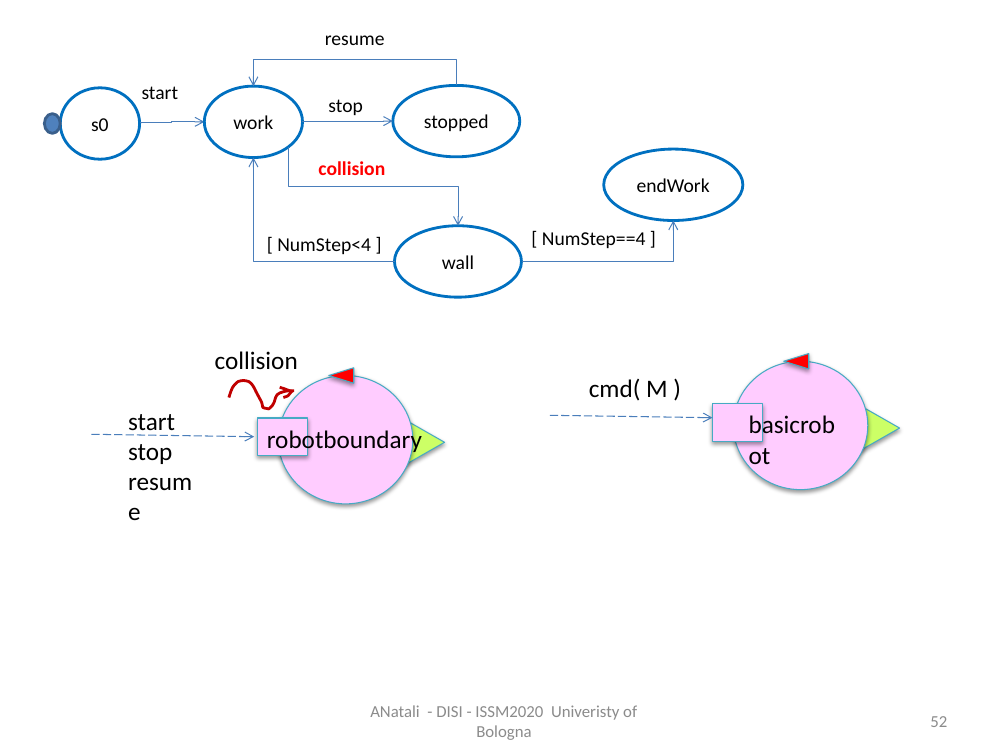
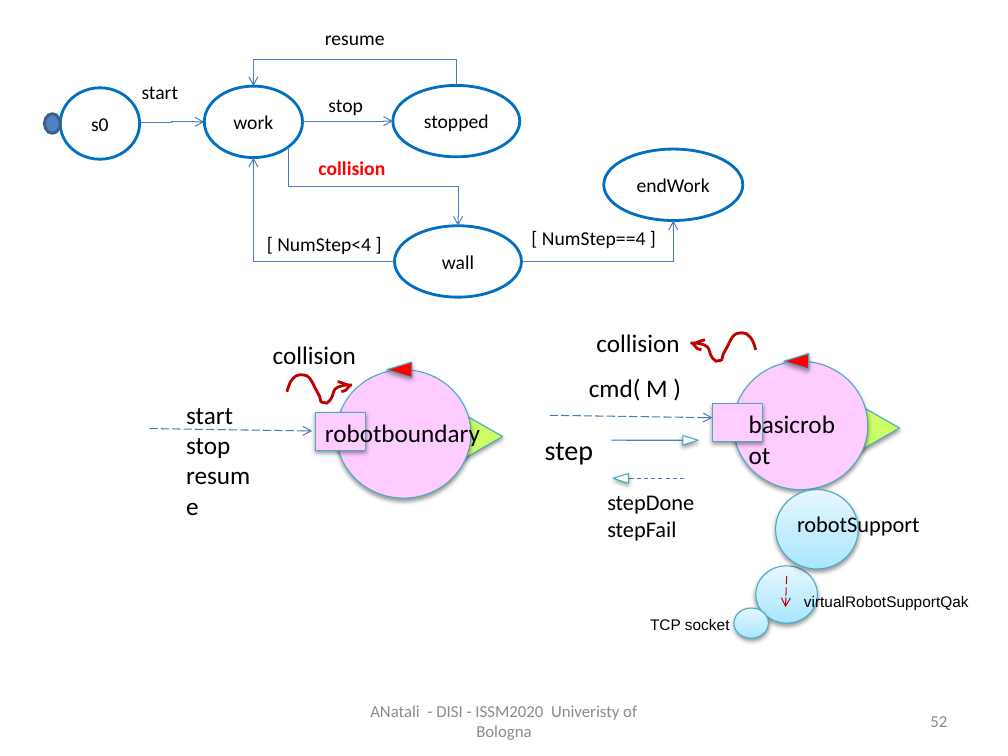
Before and after one commit to anatali/iss2020LabBo, a slide deck: slide 52 of it.unibo.issLabStart/userDocs/ISSM2020.pptx. Drawn at 1008x756 pixels with LibreOffice and Linux fonts; fonts in the diff are those of the drawing. Boxes give left, top, right and bottom in pixels: in the first picture for what was removed or moved away, otherwise in the second. Text is boxed around its words. In the diff, an @@ line names an element or a change of style, - is before the commit and + after.

```diff
--- a/it.unibo.issLabStart/userDocs/ISSM2020.pptx
+++ b/it.unibo.issLabStart/userDocs/ISSM2020.pptx
@@ text added at [596,334,679,352], 18 pt, text #000000 @@
+collision
@@ freeform shape added at [690,333,756,361], outline #C00000 2 pt @@
@@ freeform shape added at [692,340,706,345], outline #C00000 2 pt @@
@@ freeform shape added at [692,343,702,350], outline #C00000 2 pt @@
@@ 3 freeform shapes, 2 texts, 1 triangle, 1 ellipse, 1 rectangle: place and size @@
-3 freeform shapes, 2 texts, 1 triangle, 1 ellipse, 1 rectangle at [128,351,445,504]
+3 freeform shapes, 2 texts, 1 triangle, 1 ellipse, 1 rectangle at [186,346,502,498]
@@ 1 text, 1 triangle, 1 arrow: place and size @@
-1 text, 1 triangle, 1 arrow at [92,368,422,454]
+1 text, 1 triangle, 1 arrow at [149,362,480,448]
@@ text added at [545,442,593,465], 20 pt, text #000000 @@
+step
@@ line added from (612, 440) to (682, 440), #4B7EBC 0.75 pt @@
@@ triangle added at [682,435,698,445], fill #FFFFFF, outline #46AAC5 0.75 pt @@
@@ triangle added at [613,474,628,483], fill #FFFFFF, outline #46AAC5 0.75 pt @@
@@ line added from (615, 479) to (686, 479), #4B7EBC 0.75 pt dashed @@
@@ text added at [607,495,694,541], 16 pt, text #000000 @@
+stepDone
+stepFail
@@ ellipse added at [775,490,858,570], fill gradient #A7E6FF to #C1EDFF to #E7F8FF, outline #46AAC5 0.75 pt @@
@@ text added at [797,513,920,538], 16 pt, text #000000 @@
+robotSupport
@@ ellipse added at [756,565,817,623], fill gradient #A7E6FF to #C1EDFF to #E7F8FF, outline #46AAC5 0.75 pt @@
@@ arrow added from (786, 576) to (785, 607), #C00000 0.75 pt dashed @@
@@ text added at [804,595,969,611], 11 pt, text #000000 @@
+virtualRobotSupportQak
@@ text added at [650,619,730,630], 11 pt, text #000000 @@
+TCP socket
@@ ellipse added at [734,608,768,638], fill gradient #A7E6FF to #C1EDFF to #E7F8FF, outline #46AAC5 0.75 pt @@
```
Also in this commit, not shown: 3 slides added, 16 other files.
